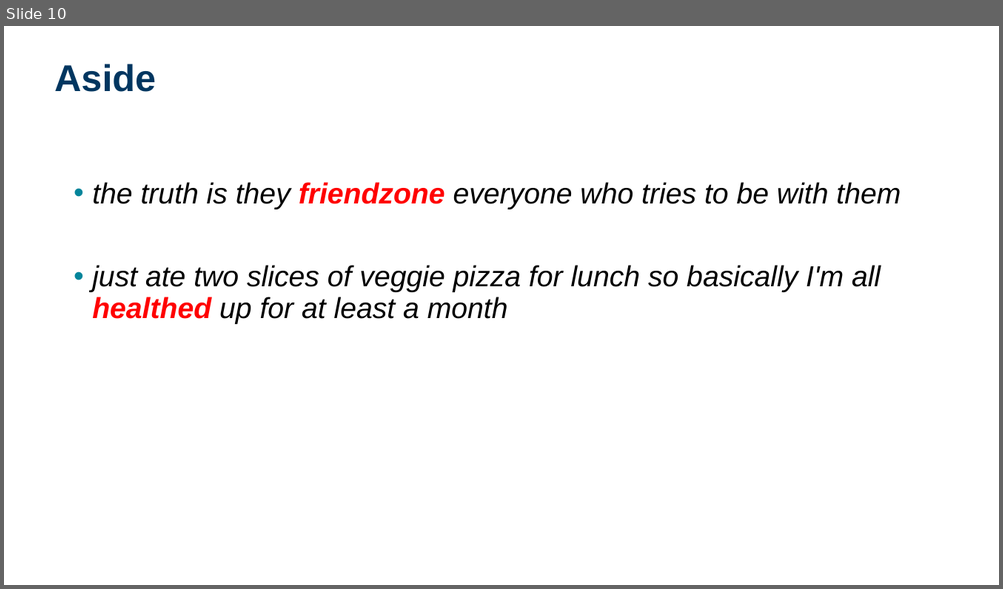
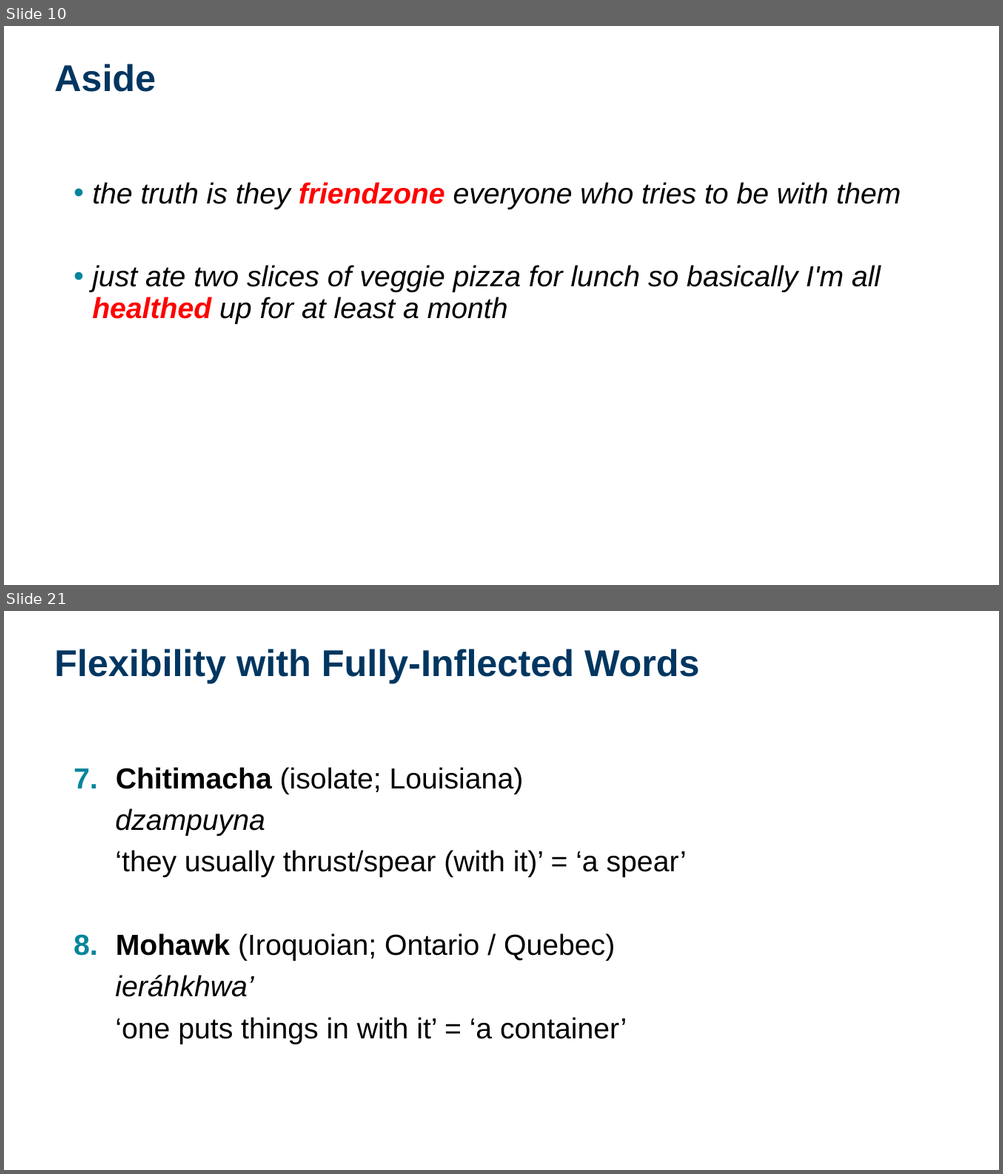
Before and after one commit to dwhieb/dissertation, a slide deck: presentations/Hieber. 2019. Lexical flexibility in English.pptx. Shown one above the other, each under a label of ours: slide 10 before the commit, slides 10 and 21 after it; the slides between them are not shown. The pictures are 1003x589 and 1003x1174 pixels, drawn with LibreOffice and Linux fonts; fonts in the diff are those of the drawing; background and template pictures are left out. Boxes give left, top, right and bottom in pixels: in the first picture for what was removed or moved away, otherwise in the second. Text is boxed around its words. In the diff, an @@ line names an element or a change of style, - is before the commit and + after.

```diff
--- a/presentations/Hieber. 2019. Lexical flexibility in English.pptx
+++ b/presentations/Hieber. 2019. Lexical flexibility in English.pptx
@@ slide 21 added at (4,611,999,1170), background #FFFFFF @@
@@ title added at (54,649,700,684), 36 pt, text #003660, bold @@
+Flexibility with Fully-Inflected Words
@@ text added at (115,767,686,1045), 28 pt, text #000000 @@
+7. Chitimacha (isolate; Louisiana)
+dzampuyna
+‘they usually thrust/spear (with it)’ = ‘a spear’
+8. Mohawk (Iroquoian; Ontario / Quebec)
+ieráhkhwa’
+‘one puts things in with it’ = ‘a container’
```
Also in this commit, not shown: 42 other slides added, 1 other file.
